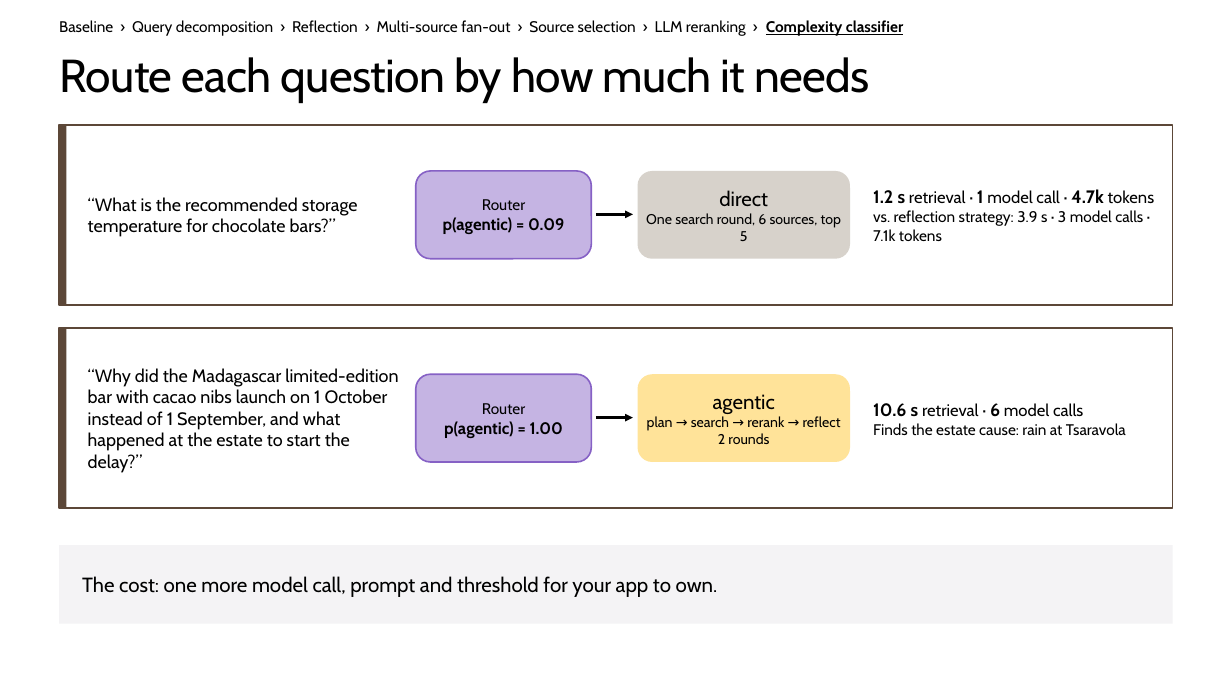
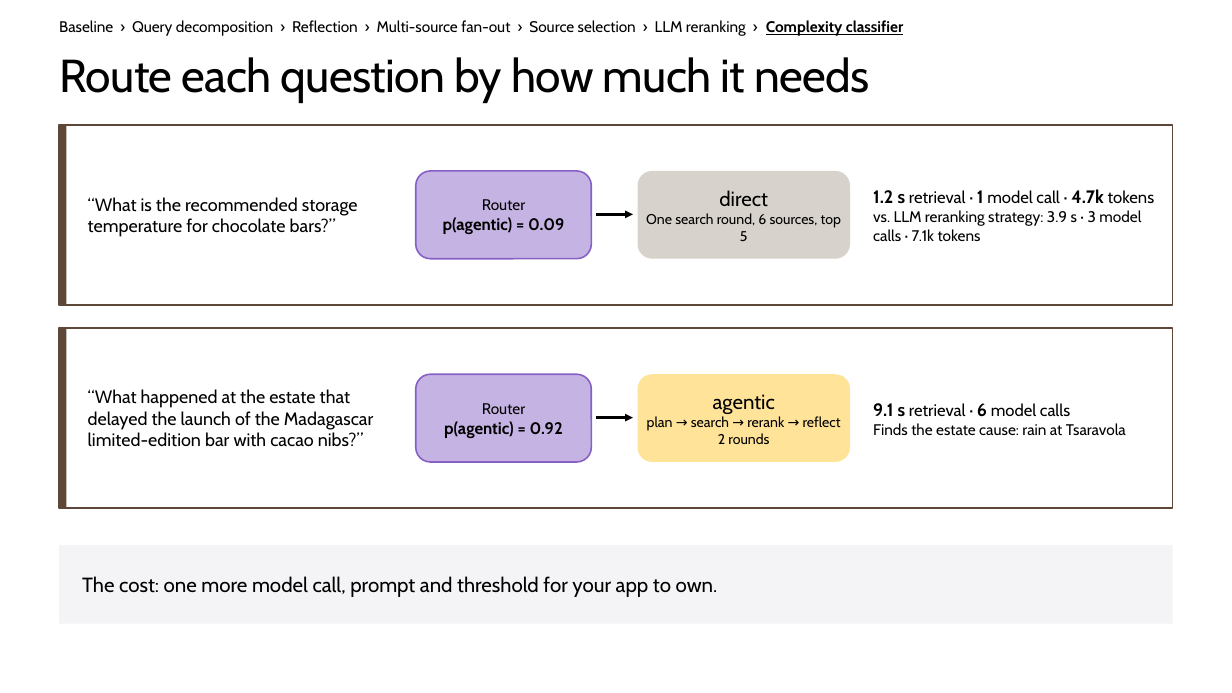
Before and after one commit to microsoft/ignite26-BRK300-building-agentic-retrieval-from-diy-to-foundry-iq, a slide deck: slide 47 of IgniteBRK300-WorkingDeck.pptx (slide 45 before the commit). Drawn at 1232x693 pixels with LibreOffice and Linux fonts; fonts in the diff are those of the drawing; background and template pictures are left out. Boxes give left, top, right and bottom in pixels: in the first picture for what was removed or moved away, otherwise in the second. Text is boxed around its words. In the diff, an @@ line names an element or a change of style, - is before the commit and + after.

Commit message:
LAtest slides and new foundry iq mr1 agent

```diff
--- a/IgniteBRK300-WorkingDeck.pptx
+++ b/IgniteBRK300-WorkingDeck.pptx
@@ text at (x1=873, y1=210, x2=1141, y2=241): text changed @@
-vs. reflection strategy: 3.9 s · 3 model calls · 7.1k tokens
+vs. LLM reranking strategy: 3.9 s · 3 model calls · 7.1k tokens
@@ text at (x1=88, y1=389, x2=373, y2=447): text changed @@
-“Why did the Madagascar limited-edition bar with cacao nibs launch on 1 October instead of 1 September, and what happened at the estate to start the delay?”
+“What happened at the estate that delayed the launch of the Madagascar limited-edition bar with cacao nibs?”
@@ text at (x1=873, y1=403, x2=1070, y2=417): text changed @@
-10.6 s retrieval · 6 model calls
+9.1 s retrieval · 6 model calls
@@ text in rounded rectangle at (x1=444, y1=421, x2=563, y2=438): text changed @@
-p(agentic) = 1.00
+p(agentic) = 0.92
```
Also in this commit, not shown: 28 other slides changed, 3 slides added, 1 slide removed, 27 other files.
